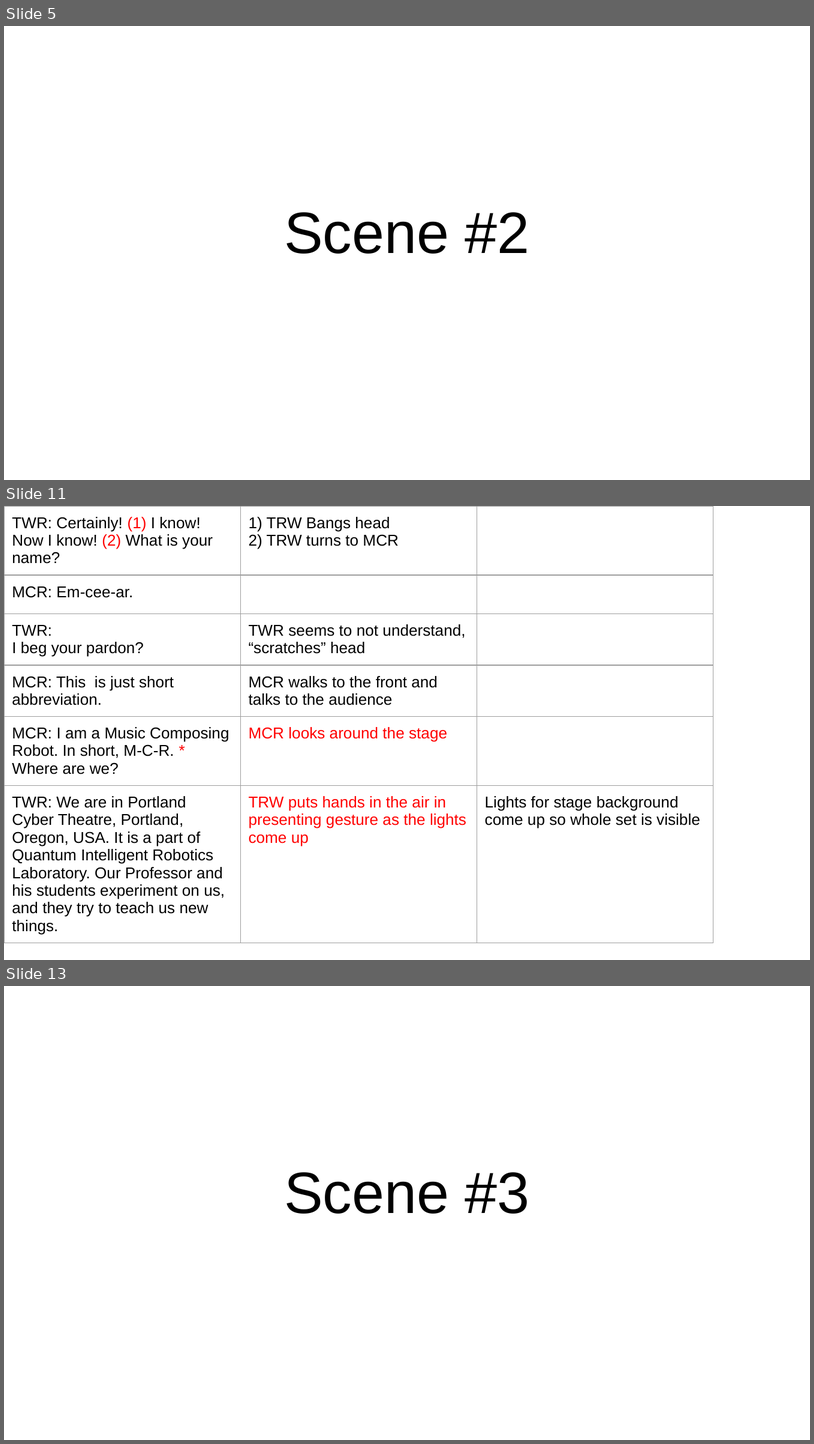
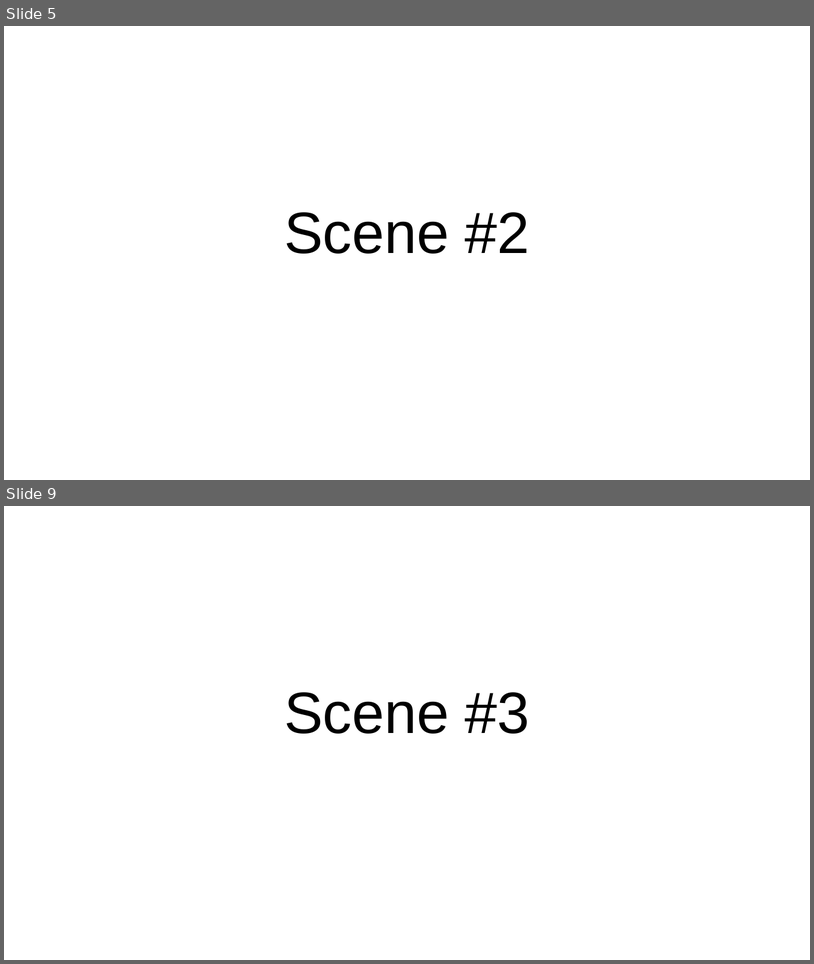
Before and after one commit to poanessa/RobotTheater2017, a slide deck: Capstone play_ Motion Library.pptx. Shown one above the other, each under a label of ours: slides 5, 11 and 13 before the commit, slides 5 and 9 after it; the slides between them are not shown. The pictures are 814x1444 and 814x964 pixels, drawn with LibreOffice and Linux fonts; fonts in the diff are those of the drawing. Boxes give left, top, right and bottom in pixels: in the first picture for what was removed or moved away, otherwise in the second. Text is boxed around its words. In the diff, an @@ line names an element or a change of style, - is before the commit and + after.

```diff
--- a/Capstone play_ Motion Library.pptx
+++ b/Capstone play_ Motion Library.pptx
@@ slide 11 removed at [4, 506, 810, 960], background #FFFFFF @@
@@ table removed at [4, 506, 713, 936], 6 rows, 3 columns @@
-TWR: Certainly! (1) I know! Now I know! (2) What is your name? | 1) TRW Bangs head / 2) TRW turns to MCR | 
-MCR: Em-cee-ar. |  | 
-TWR: I beg your pardon? | TWR seems to not understand, “scratches” head | 
-MCR: This is just short abbreviation. | MCR walks to the front and talks to the audience | 
-MCR: I am a Music Composing Robot. In short, M-C-R. * Where are we? | MCR looks around the stage | 
-TWR: We are in Portland Cyber Theatre, Portland, Oregon, USA. It is a part of Quantum Intelligent Robotics Laboratory. Our Professor and his students experiment on us, and they try to teach us new things. | TRW puts hands in the air in presenting gesture as the lights come up | Lights for stage background come up so whole set is visible
@@ what was slide 13 is now slide 9 @@
```
Also in this commit, not shown: 1 slide changed, 11 slides added, 8 other slides removed.
